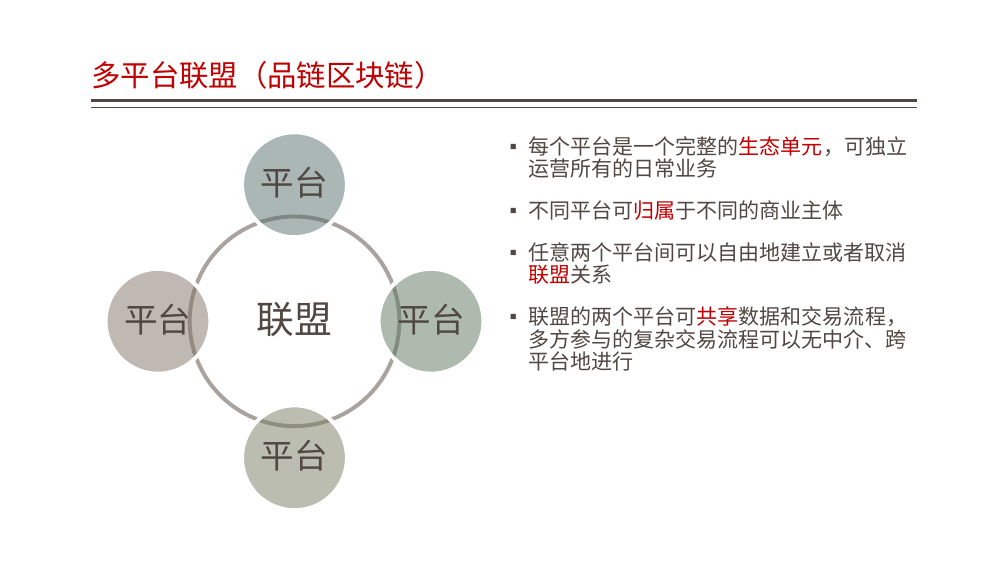
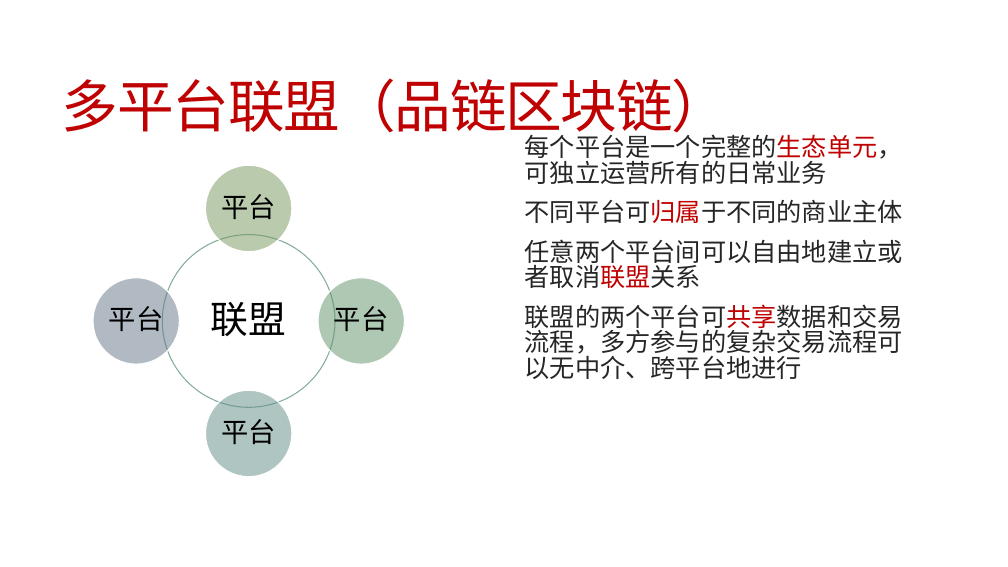
Before and after one commit to jzgi/chainsmart, a slide deck: slide 12 of Docs/中惠农通平台设计.pptx (slide 5 before the commit). Drawn at 1008x567 pixels with LibreOffice and Linux fonts; fonts in the diff are those of the drawing. Boxes give left, top, right and bottom in pixels: in the first picture for what was removed or moved away, otherwise in the second. Text is boxed around its words. In the diff, an @@ line names an element or a change of style, - is before the commit and + after.

```diff
--- a/Docs/中惠农通平台设计.pptx
+++ b/Docs/中惠农通平台设计.pptx
@@ title "多平台联盟（品链区块链）": place and size @@
-title "多平台联盟（品链区块链）" at <box>91,61,443,89</box>
+title "多平台联盟（品链区块链）" at <box>62,78,729,141</box>
@@ title "多平台联盟（品链区块链）" at <box>62,78,729,141</box>: size 28 to 54 pt, letter spacing 0 to -1.2 pt; line spacing 0.9 to 0.85; vertical alignment bottom to middle @@
@@ line removed from (917, 101) to (91, 101) @@
@@ line removed from (917, 108) to (91, 108) @@
@@ text "每个平台是一个完整的生态单元，可独立运营所有的日常业务" at <box>525,130,903,379</box>: size 20 to 24 pt, font Lato to Calibri, text colour #514843 to #262626; bullet ▪ to  ; line spacing 0.9 to 0.85; less space between paragraphs @@
@@ ellipse: place and size @@
-ellipse at <box>242,132,347,237</box>
+ellipse at <box>206,166,292,252</box>
@@ ellipse at <box>206,166,292,252</box>: fill #57706C at 50% opacity to #76965A at 50% opacity; outline #FFFFFF 3.78 pt to #FFFFFF 1 pt @@
@@ text "平台": place and size @@
-text "平台" at <box>261,167,328,198</box>
+text "平台" at <box>221,194,276,219</box>
@@ ellipse: place and size @@
-ellipse at <box>190,216,399,426</box>
+ellipse at <box>163,234,336,408</box>
@@ ellipse at <box>163,234,336,408</box>: outline #A8A39E 3.78 pt to #84AC9D 1 pt @@
@@ text "联盟": place and size @@
-text "联盟" at <box>257,302,333,336</box>
+text "联盟" at <box>211,302,287,336</box>
@@ text "联盟" at <box>211,302,287,336</box>: font Lato to Calibri, text colour #514843 to #000000 @@
@@ ellipse: place and size @@
-ellipse at <box>106,269,211,374</box>
+ellipse at <box>93,278,179,364</box>
@@ ellipse at <box>93,278,179,364</box>: fill #827266 at 50% opacity to #657689 at 50% opacity; outline #FFFFFF 3.78 pt to #FFFFFF 1 pt @@
@@ text "平台": place and size @@
-text "平台" at <box>124,298,191,341</box>
+text "平台" at <box>109,305,164,337</box>
@@ ellipse: place and size @@
-ellipse at <box>379,269,484,374</box>
+ellipse at <box>318,278,405,364</box>
@@ ellipse at <box>318,278,405,364</box>: fill #5C765D at 50% opacity to #5E9268 at 50% opacity; outline #FFFFFF 3.78 pt to #FFFFFF 1 pt @@
@@ text "平台": place and size @@
-text "平台" at <box>397,297,464,341</box>
+text "平台" at <box>334,306,389,334</box>
@@ ellipse: place and size @@
-ellipse at <box>242,405,347,510</box>
+ellipse at <box>206,390,292,476</box>
@@ ellipse at <box>206,390,292,476</box>: fill #767C61 at 50% opacity to #618D87 at 50% opacity; outline #FFFFFF 3.78 pt to #FFFFFF 1 pt @@
@@ size 32 to 26 pt, font Lato to Calibri, text colour #514843 to #000000; less space between paragraphs in 4 elements at <box>109,305,164,337</box>, <box>334,306,389,334</box>, <box>221,194,276,219</box>, <box>221,419,276,444</box> @@
@@ text "平台": place and size @@
-text "平台" at <box>261,440,328,471</box>
+text "平台" at <box>221,419,276,444</box>
```
Also in this commit, not shown: 38 other slides changed, 5 slides added, 1 slide removed, 52 other files.
